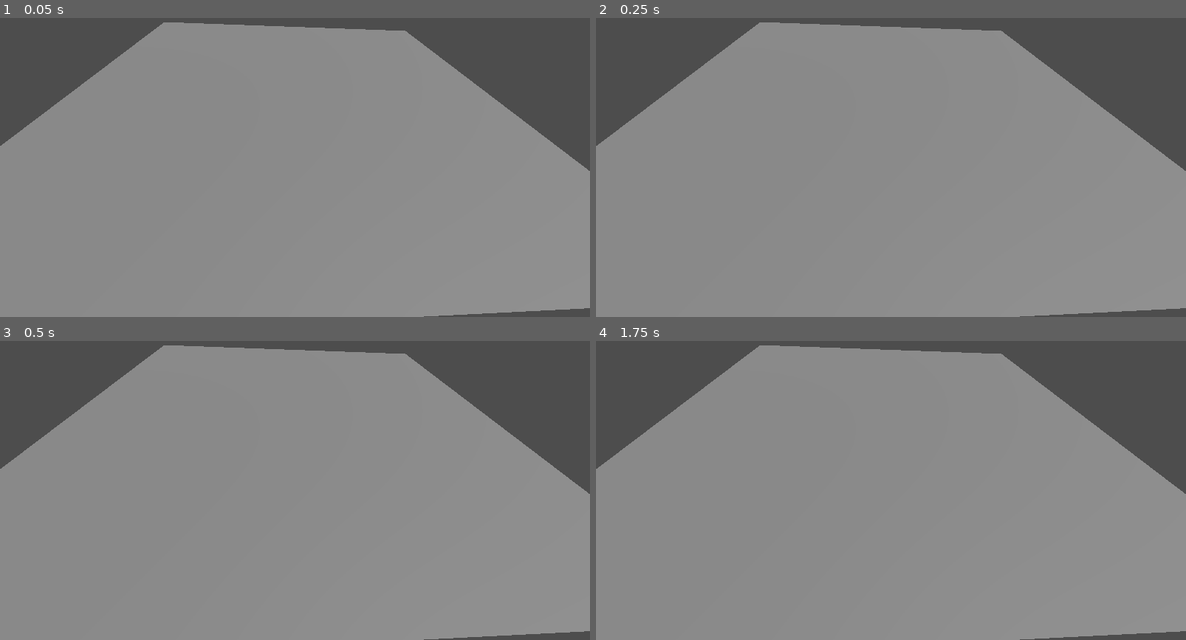
Above: before the commit, frames 1-4 (two rows, left to right).
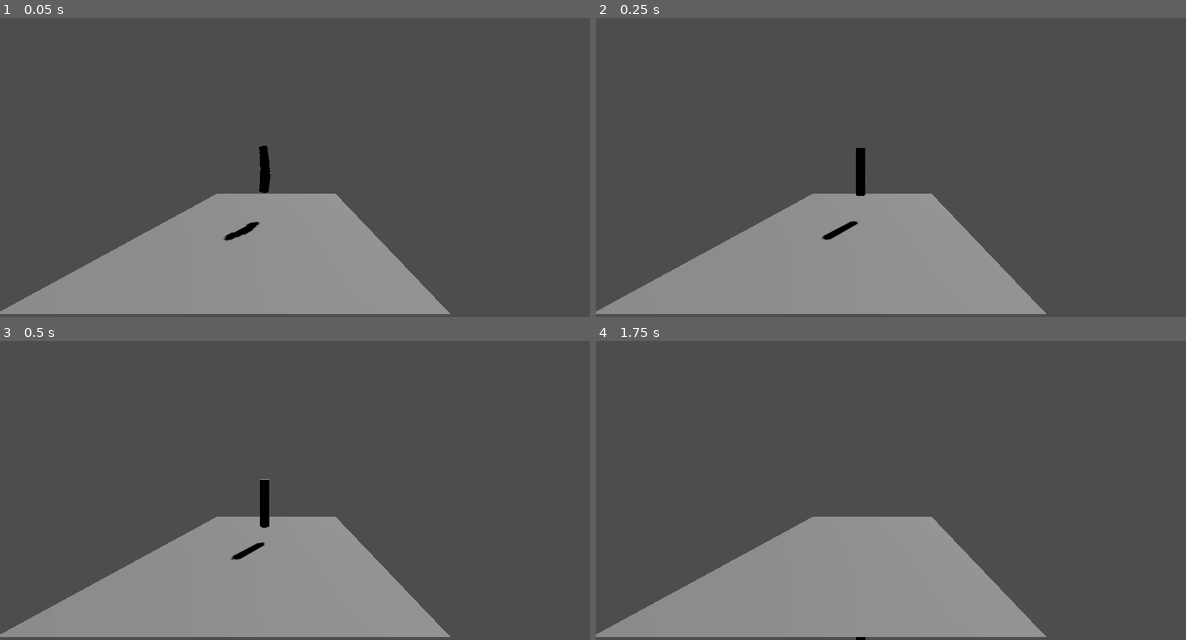
Above: after the commit, the same moments.

Repository: ChaffeyGameDevelopmentClub/SummerGameJam
Game: Godot game, scene res://test_scene.tscn
The game is run twice, just before and just after one commit, with the same random seed, the same clock (stepped at 60 frames per second) and the same inputs.
Inputs:
- Up to frame 1 (0.05 s): no input
- Up to frame 2 (0.25 s): no input
- Up to frame 3 (0.5 s): no input
- Up to frame 4 (1.75 s): no input

The runs differ from the first frame. In frame 1, 64% of the frame differs, in the area x 0-100%, y 1-100%; in frame 2, 64%; in frame 3, 64%; in frame 4, 64%.
Error before the commit: Parse Error: Expected loop variable name after "for". (res://HexagonSpawner.gd:26)

Commit message:
Revert "Spawner pt 1.5"
This reverts commit 9f489869b32f0da4aed899995c84f3b093aa59e9.

Diff:
--- a/Godot/HexagonSpawner.gd
+++ b/Godot/HexagonSpawner.gd
@@ -7,20 +7,8 @@
 
 func build_map ():
 	var radius = 9
-	for i  in range (1,7):
-		var x = 1*cos(i*45)
-		var z = 1*sin(i*45)
-		print(x,z)
+	for i  in range (6):
+		print("o")
 		var new_hexagon = hexagon.instantiate()
-		new_hexagon.initialize(Vector3(x, 0, z))
+		new_hexagon.initialize(Vector3.ZERO)
 		add_child(new_hexagon)
-
-	for i in range (1, 13):
-		var x = 2*cos(i*22.5)
-		var z = 2*sin(i*22.5)
-		print(x,z)
-		var new_hexagon = hexagon.instantiate()
-		new_hexagon.initialize(Vector3(x, 0, z))
-		add_child(new_hexagon)
-
-	for
--- a/Godot/hexagon.tscn
+++ b/Godot/hexagon.tscn
@@ -6,14 +6,9 @@
 height = 0.596838
 radius = 0.493724
 
-[sub_resource type="StandardMaterial3D" id="StandardMaterial3D_8bksu"]
-albedo_color = Color(0, 0, 1, 1)
-
 [sub_resource type="CylinderMesh" id="CylinderMesh_ecpwt"]
-material = SubResource("StandardMaterial3D_8bksu")
 
 [node name="Hexagon" type="RigidBody3D"]
-gravity_scale = 0.0
 script = ExtResource("1_kq16y")
 
 [node name="CollisionShape3D" type="CollisionShape3D" parent="."]
--- a/Godot/test_scene.tscn
+++ b/Godot/test_scene.tscn
@@ -8,17 +8,18 @@
 [node name="TestScene" type="Node3D"]
 
 [node name="DirectionalLight3D" type="DirectionalLight3D" parent="."]
-transform = Transform3D(-0.866025, -0.433013, 0.25, -0.00250455, 0.503751, 0.863846, -0.499994, 0.747486, -0.437345, 0, 0, 0)
+transform = Transform3D(-0.866025, -0.433013, 0.25, 0, 0.5, 0.866025, -0.5, 0.75, -0.433013, 0, 0, 0)
 shadow_enabled = true
 
 [node name="HexagonSpawner" type="Node" parent="."]
 script = ExtResource("1_y4tqw")
 hexagon = ExtResource("2_igfaw")
 
+[node name="Camera3D" type="Camera3D" parent="."]
+transform = Transform3D(1, 0, 0, 0, 1, 0, 0, 0, 1, 3.16607, 1.84828, 17.1213)
+current = true
+fov = 91.4319
+
 [node name="MeshInstance3D" type="MeshInstance3D" parent="."]
-transform = Transform3D(10, 0, 0, 0, 10, 0, 0, 0, 10, 0, 0.0736375, 0)
+transform = Transform3D(10, 0, 0, 0, 10, 0, 0, 0, 10, 0, -5.30953, 0)
 mesh = SubResource("PlaneMesh_abo8q")
-
-[node name="Camera3D" type="Camera3D" parent="."]
-transform = Transform3D(0.0491843, -0.684598, 0.72726, 0.0461936, 0.728921, 0.683038, -0.997721, -3.7338e-09, 0.0674755, 10.9653, 5.58312, 0.803885)
-fov = 71.6
Not shown: 1 places in Godot/hexagon.tscn that only renumber resources
